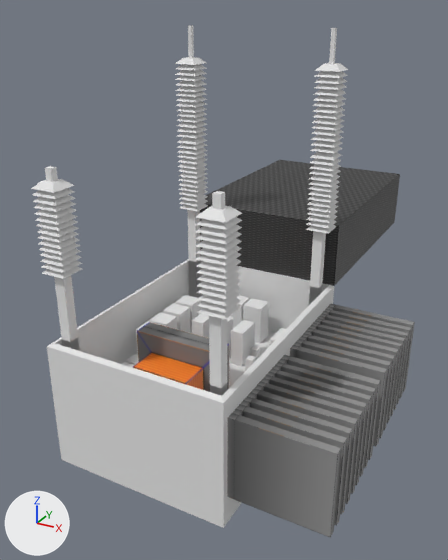
Renders of the Blender file src/main/resources/assets/eln/model/gridConverter/GridConverter.blend from each side of a commit.
Both versions are drawn from a camera (50 mm lens) standing at (2.49, -3.29, 2.74) and looking at (0.12, 1.02, 0.59). The axes (+X, +Y, +Z) are drawn at lower left. The lights are the same throughout.

Names of what the first picture shows: 'ActiveUnits', 'CapsBig', 'Cooler', 'Cube.036', 'Cube.042', 'Cube.045', 'Isolator1', 'Isolator2', 'ModelBase', 'Rods', 'Transf'.
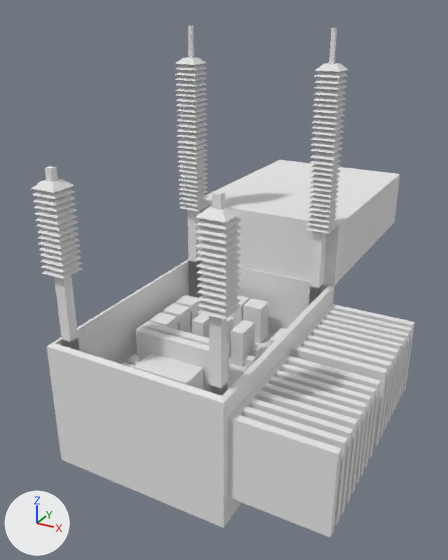
Where the newer file only moved an object's origin or applied its transform, the numbers keep the older frame.

Location of each change, (x1, y1, x2, y2) in pixels of the pictures (448 x 560 px; the box of a moved part takes in the faces that stretch with it):
```json
{"object": "Cooler", "change": "recoloured", "before": [227, 304, 415, 538], "after": [227, 304, 415, 538]}
{"object": "Cube.036", "change": "recoloured", "before": [200, 160, 400, 286], "after": [200, 160, 400, 286], "on screen": "grey to white"}
{"part": 1, "of": "me_cube_036", "change": "moved or reshaped", "before": [144, 322, 229, 390], "after": [144, 322, 229, 390]}
{"part": 2, "of": "me_cube_036", "change": "moved or reshaped", "before": [133, 326, 210, 392], "after": [133, 326, 210, 392]}
```

Edits to the scene script, one JSON object a line:
```json
{"block": "me_cube_051", "where": "me_cube_051.from_pydata(...)  # 16 vertices, 14 faces; spans x 1.56..3.56, y -1.0..1.0, z -0.97..2.1"}
{"op": "remove", "block": "me_cube_051", "code": "me_cube_051.materials.append(mat_gridconverter02_png)  # picture img_gridconverter02_png"}
{"op": "add", "block": "me_cube_051", "code": "me_cube_051.materials.append(mat_material_003)  # white #e7e7e7"}
{"block": "me_cube_036", "where": "me_cube_036.from_pydata(...)  # 32 vertices, 28 faces; spans x -1.0..1.0, y -3.37..3.56, z -1.0..1.08"}
{"block": "me_cube_036", "where": "# used by ob_transf; location = (0.212, 0.204, 0.167); scale = (-0.362, -0.0925, -0.282)"}
{"op": "remove", "block": "me_cube_036", "code": "me_cube_036.materials.append(mat_gridconverter01_png)  # picture img_gridconverter01_png"}
{"block": "me_cube_036", "change": "me_cube_036 part 1: the loose piece of 16 vertices spanning x -1.0..1.0, y -3.37..0.16, z -1.0..1.08 is scaled about the mesh origin by (-0.362, -0.0925, -0.282), in mat_material_003 (white #e7e7e7)"}
{"block": "me_cube_036", "change": "me_cube_036 part 2: the loose piece of 16 vertices spanning x -1.0..1.0, y 0.03..3.56, z -1.0..1.08 is scaled about the mesh origin by (-0.362, -0.0925, -0.282), in mat_material_003 (white #e7e7e7)"}
{"op": "add", "block": "me_cube_036", "code": "me_cube_036.materials.append(mat_material_003)  # white #e7e7e7"}
{"block": "me_cube_010", "where": "me_cube_010.from_pydata(...)  # 224 vertices, 220 faces; spans x -0.642..-0.208, y 0.33..1.309, z 0.066..0.708"}
{"op": "remove", "block": "me_cube_010", "code": "me_cube_010.materials.append(mat_gridconverter02_png)  # picture img_gridconverter02_png"}
{"op": "add", "block": "me_cube_010", "code": "me_cube_010.materials.append(mat_material_003)  # white #e7e7e7"}
{"op": "set", "path": "ob_transf.scale", "old": "(-0.362, -0.0925, -0.282)", "new": "(1.0, 1.0, 1.0)"}
```
